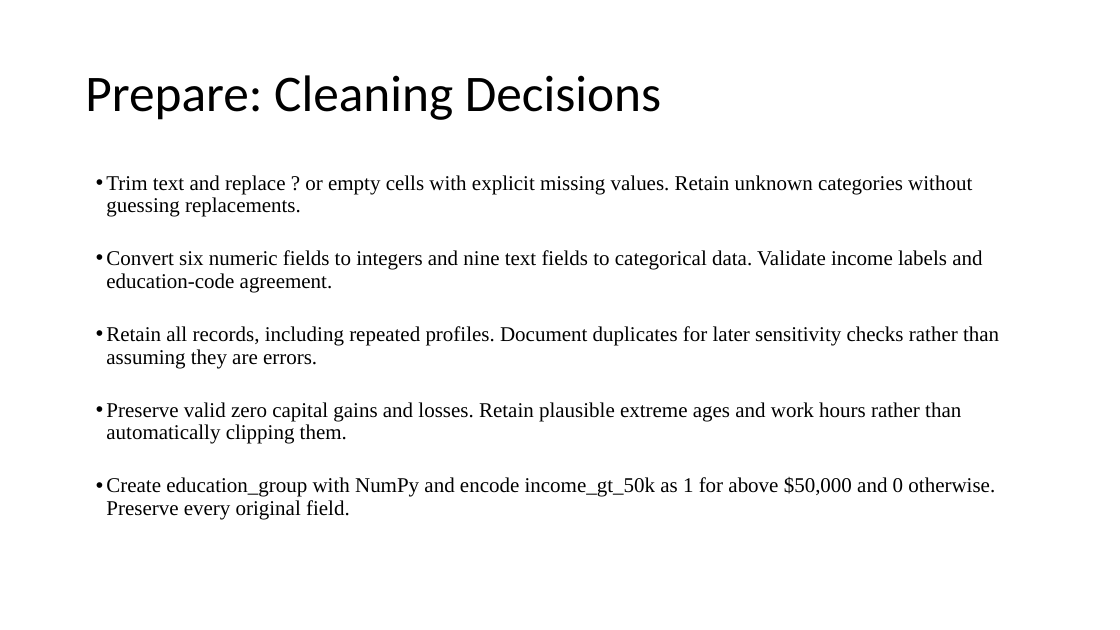
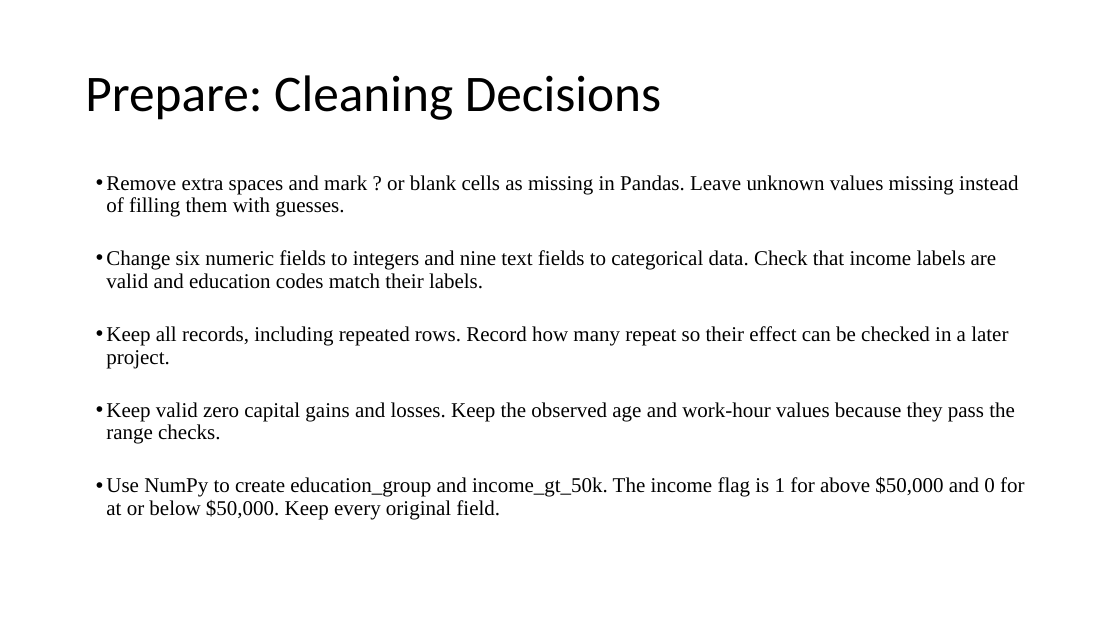
Before and after one commit to mascon0423/ANA500, a slide deck: slide 6 of deliverables/Douglas_Bobeck_ANA500_Micro_Project_1.pptx. Drawn at 1120x630 pixels with LibreOffice and Linux fonts; fonts in the diff are those of the drawing. Boxes give left, top, right and bottom in pixels: in the first picture for what was removed or moved away, otherwise in the second. Text is boxed around its words. In the diff, an @@ line names an element or a change of style, - is before the commit and + after.

Commit message:
Simplify project wording and refresh submission documents

```diff
--- a/deliverables/Douglas_Bobeck_ANA500_Micro_Project_1.pptx
+++ b/deliverables/Douglas_Bobeck_ANA500_Micro_Project_1.pptx
@@ text at bbox=[106, 175, 1024, 520]: text changed @@
-• Trim text and replace ? or empty cells with explicit missing values. Retain unknown categories without guessing replacements.
-• Convert six numeric fields to integers and nine text fields to categorical data. Validate income labels and education-code agreement.
-• Retain all records, including repeated profiles. Document duplicates for later sensitivity checks rather than assuming they are errors.
-• Preserve valid zero capital gains and losses. Retain plausible extreme ages and work hours rather than automatically clipping them.
-• Create education_group with NumPy and encode income_gt_50k as 1 for above $50,000 and 0 otherwise. Preserve every original field.
+• Remove extra spaces and mark ? or blank cells as missing in Pandas. Leave unknown values missing instead of filling them with guesses.
+• Change six numeric fields to integers and nine text fields to categorical data. Check that income labels are valid and education codes match their labels.
+• Keep all records, including repeated rows. Record how many repeat so their effect can be checked in a later project.
+• Keep valid zero capital gains and losses. Keep the observed age and work-hour values because they pass the range checks.
+• Use NumPy to create education_group and income_gt_50k. The income flag is 1 for above $50,000 and 0 for at or below $50,000. Keep every original field.
```
Also in this commit, not shown: 5 other slides changed, 4 other files.
